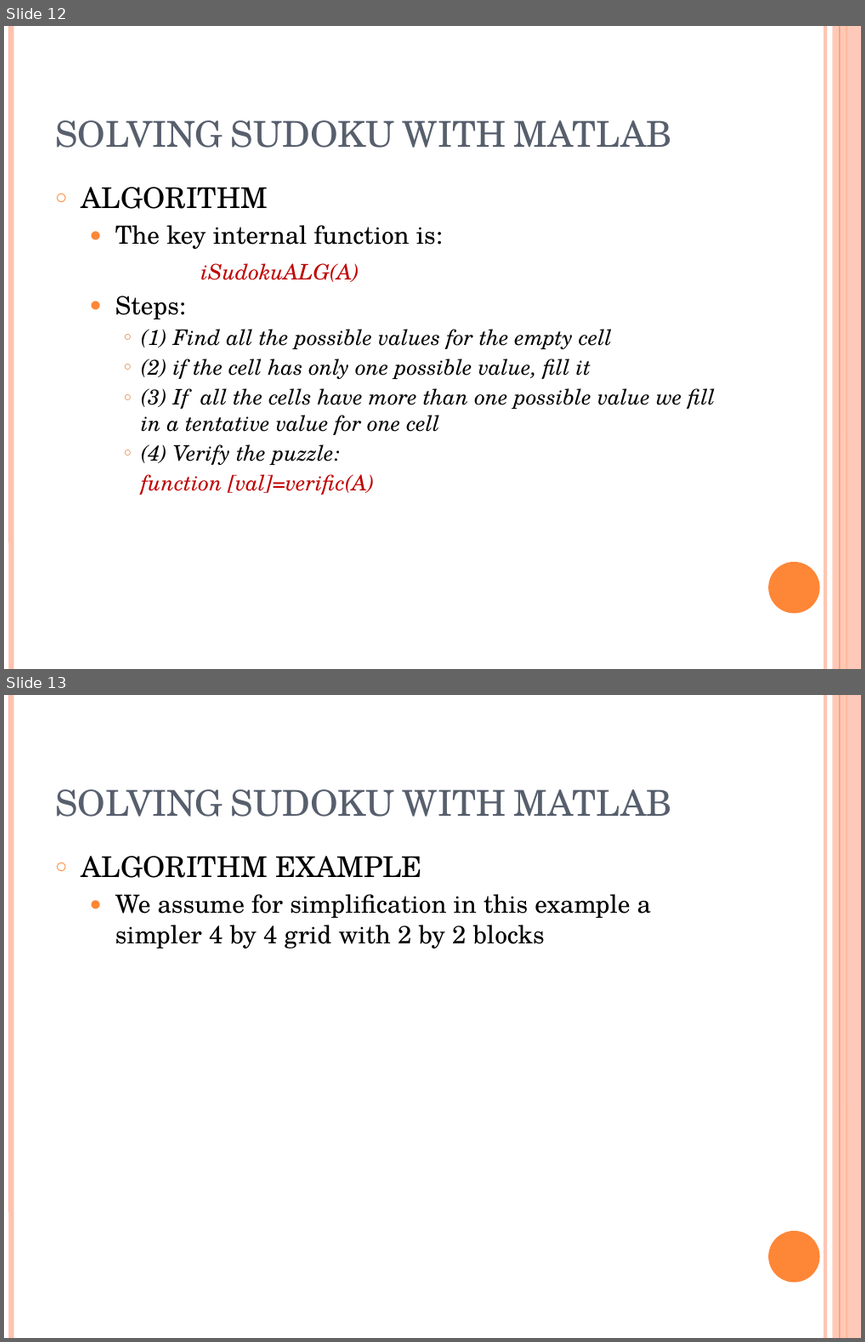
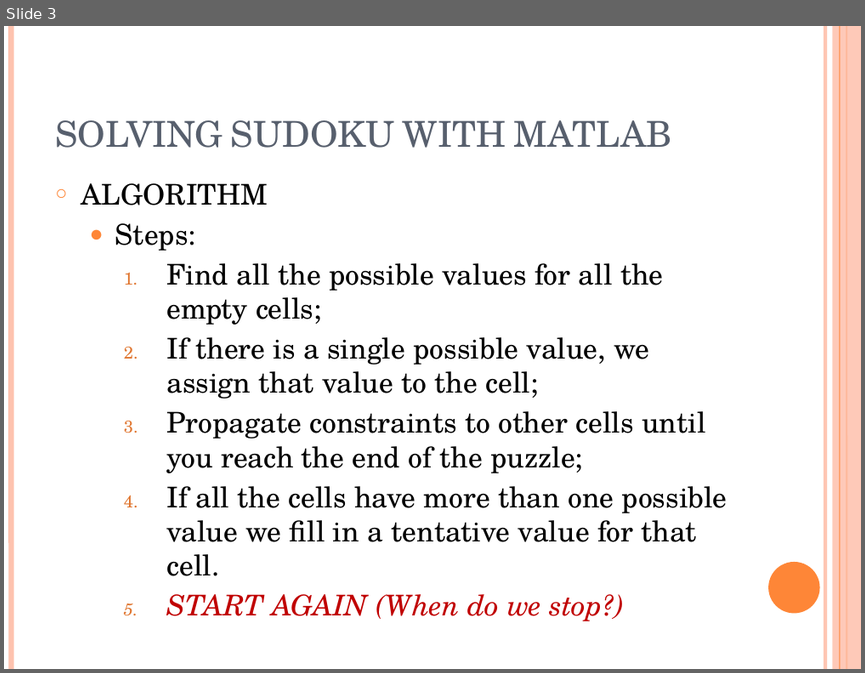
Before and after one commit to VivekVeeri/i-sudoku-matlab, a slide deck: doc/SOLVING SUDOKU WITH MATLAB.pptx. Shown one above the other, each under a label of ours: slides 12 and 13 before the commit, slide 3 after it. The pictures are 865x1342 and 865x673 pixels, drawn with LibreOffice and Linux fonts; fonts in the diff are those of the drawing. Boxes give left, top, right and bottom in pixels: in the first picture for what was removed or moved away, otherwise in the second. Text is boxed around its words. In the diff, an @@ line names an element or a change of style, - is before the commit and + after.

```diff
--- a/doc/SOLVING SUDOKU WITH MATLAB.pptx
+++ b/doc/SOLVING SUDOKU WITH MATLAB.pptx
@@ slide 13 removed at (4, 695, 861, 1338), background #FFFFFF; not listed: 6 template elements that a slide beside it also shows @@
@@ title removed at (55, 789, 673, 817) @@
-SOLVING SUDOKU WITH MATLAB
@@ text removed at (81, 856, 651, 948) @@
-○ ALGORITHM EXAMPLE
-  ● We assume for simplification in this example a simpler 4 by 4 grid with 2 by 2 blocks
@@ what was slide 12 is now slide 3 @@
@@ slide 3 changed as well @@
@@ text at (115, 225, 443, 282): paragraphs removed @@
-  ● The key internal function is:
-  iSudokuALG(A)
@@ text at (115, 223, 196, 250): size 21 to 24 pt in "Steps:" @@
@@ text at (166, 263, 727, 621): text changed; size 18 to 24 pt; italic off @@
-    ○ (1) Find all the possible values for the empty cell
-    ○ (2) if the cell has only one possible value, fill it
-    ○ (3) If all the cells have more than one possible value we fill in a tentative value for one cell
-    ○ (4) Verify the puzzle:
-    function [val]=verific(A)
+    1. Find all the possible values for all the empty cells;
+    2. If there is a single possible value, we assign that value to the cell;
+    3. Propagate constraints to other cells until you reach the end of the puzzle;
+    4. If all the cells have more than one possible value we fill in a tentative value for that cell.
+    5. START AGAIN (When do we stop?)
```
Also in this commit, not shown: 1 other slide changed, 3 slides added, 18 other slides removed.
